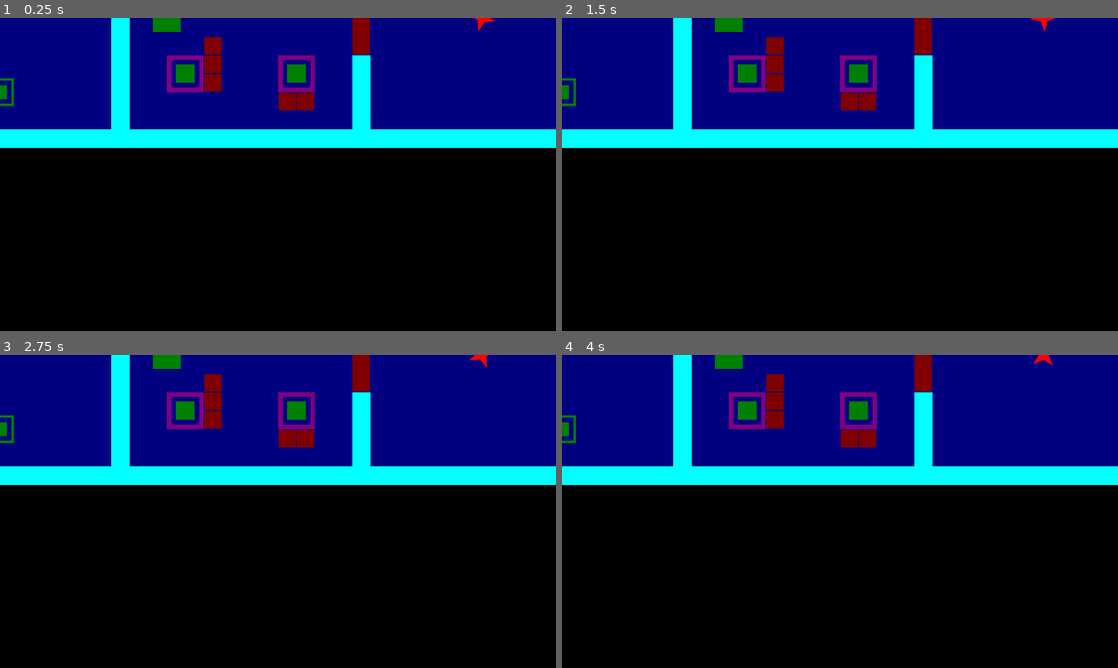
Above: before the commit, frames 1-4 (two rows, left to right).
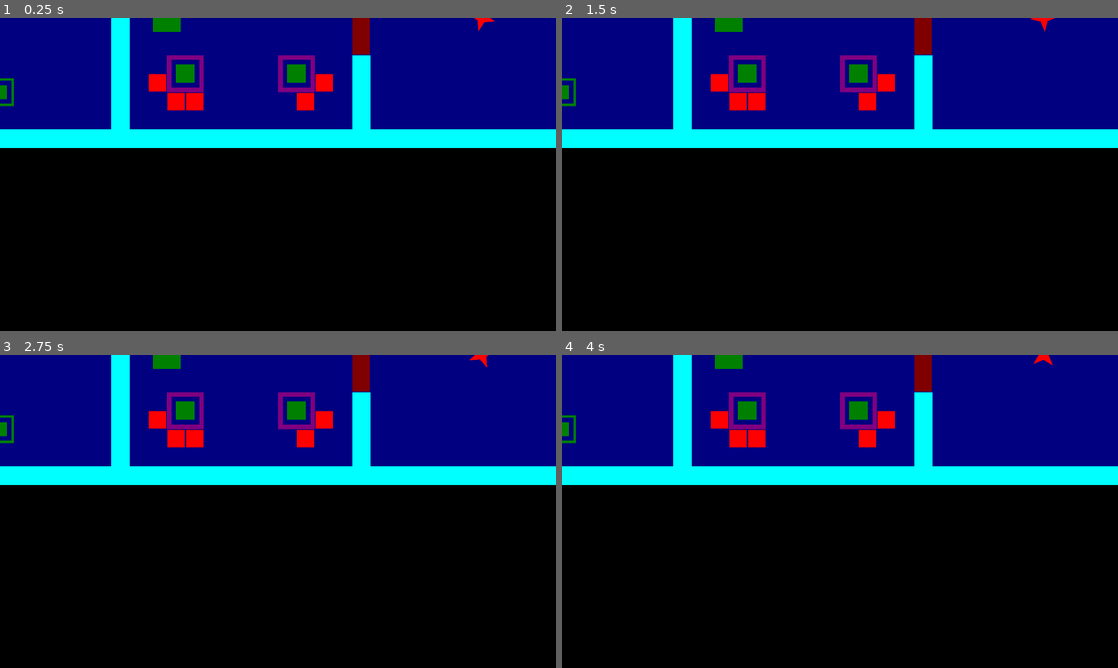
Above: after the commit, the same moments.

Repository: SnappyDragon64/INFILTR8R
Game: Godot game, scene res://level/game/011.tscn
Two runs of this game, one before a commit and one after it. Both use one fixed random seed, a clock stepped at 60 frames per second and the inputs below. This scene is started directly instead of the project's main scene.
Inputs (mouse positions are in pixels of both pictures, inside the frame that each line leads up to):
- Up to frame 1 (0.25 s): no input
- Up to frame 2 (1.5 s): tap Enter at 0.5 s; move the mouse to (962, 158) at 0.52 s; hold D (move_right) 0.53-1.28 s; tap Space (dash) at 0.6, 1.25 s; move the mouse to (728, 190) at 1.27 s; hold S (move_down) from 1.28 s (still down); right-click (728, 190) at 1.35 s
- Up to frame 3 (2.75 s): tap Enter at 2 s; move the mouse to (333, 442) at 2.02 s; release S (move_down) at 2.03 s; hold D (move_right) from 2.03 s (still down); hold E (interact) from 2.03 s (still down)
- Up to frame 4 (4 s): tap Space (dash) at 2.75 s; move the mouse to (812, 574) at 2.77 s; release D (move_right) at 2.78 s; release E (interact) at 2.78 s; hold W (move_up) 2.78-3.53 s; tap Ctrl (peek) at 2.85 s; tap Enter at 3.5 s; move the mouse to (1006, 558) at 3.52 s; hold A (move_left) from 3.53 s (still down); tap Alt (shift) at 3.6 s

The runs differ from the first frame. In frame 1, 1.6% of the frame differs, in the area x 26-60%, y 6-30%; in frame 2, 1.6%; in frame 3, 1.6%; in frame 4, 1.6%.

Commit message:
Updated map

Diff:
--- a/level/game/001.gd
+++ b/level/game/001.gd
@@ -5,7 +5,7 @@
 
 func _handle_event(id):
 	if id == 1:
-		Signals.change_level.emit(load('res://level/game/map.tscn'), 1)
+		Signals.change_level.emit(load('res://level/game/map.tscn'), 0)
 	elif id == 4:
 		SaveData.update(2, true)
-		Signals.change_level.emit(load('res://level/game/map.tscn'), 1)
+		Signals.change_level.emit(load('res://level/game/map.tscn'), 0)
--- a/level/game/001.tscn
+++ b/level/game/001.tscn
@@ -41,23 +41,15 @@
 
 [node name="tilemap" type="TileMap" parent="."]
 tile_set = ExtResource("2_5711d")
-cell_quadrant_size = 64
+rendering_quadrant_size = 64
 format = 2
 layer_0/name = "walls"
 layer_0/z_index = 100
 layer_0/tile_data = PackedInt32Array(-2359272, 0, 1, -2293736, 0, 1, -2228200, 0, 1, -2162664, 0, 1, -2097128, 0, 1, -1 …(13996 unchanged characters)…
 layer_1/name = "floor"
-layer_1/enabled = true
-layer_1/modulate = Color(1, 1, 1, 1)
-layer_1/y_sort_enabled = false
-layer_1/y_sort_origin = 0
 layer_1/z_index = -100
 layer_1/tile_data = PackedInt32Array(-589825, 0, 0, -524289, 0, 0, -458753, 0, 0, -655360, 0, 0, -589824, 0, 0, -524288 …(11632 unchanged characters)…
 layer_2/name = "illusion"
-layer_2/enabled = true
-layer_2/modulate = Color(1, 1, 1, 1)
-layer_2/y_sort_enabled = false
-layer_2/y_sort_origin = 0
 layer_2/z_index = 100
 layer_2/tile_data = PackedInt32Array(-2359266, 65536, 1, -2359265, 65536, 1)
 
@@ -548,12 +540,12 @@
 [node name="end" type="Marker2D" parent="camera_anchor9"]
 position = Vector2(2000, 2000)
 
-[connection signal="area_entered" from="camera_anchor" to="camera_anchor" method="_on_area_entered" flags=18]
-[connection signal="area_entered" from="camera_anchor2" to="camera_anchor2" method="_on_area_entered" flags=18]
-[connection signal="area_entered" from="camera_anchor3" to="camera_anchor3" method="_on_area_entered" flags=18]
-[connection signal="area_entered" from="camera_anchor4" to="camera_anchor4" method="_on_area_entered" flags=18]
-[connection signal="area_entered" from="camera_anchor5" to="camera_anchor5" method="_on_area_entered" flags=18]
-[connection signal="area_entered" from="camera_anchor6" to="camera_anchor6" method="_on_area_entered" flags=18]
-[connection signal="area_entered" from="camera_anchor7" to="camera_anchor7" method="_on_area_entered" flags=18]
-[connection signal="area_entered" from="camera_anchor8" to="camera_anchor8" method="_on_area_entered" flags=18]
-[connection signal="area_entered" from="camera_anchor9" to="camera_anchor9" method="_on_area_entered" flags=18]
+[connection signal="area_entered" from="camera_anchor" to="camera_anchor" method="_on_area_entered"]
+[connection signal="area_entered" from="camera_anchor2" to="camera_anchor2" method="_on_area_entered"]
+[connection signal="area_entered" from="camera_anchor3" to="camera_anchor3" method="_on_area_entered"]
+[connection signal="area_entered" from="camera_anchor4" to="camera_anchor4" method="_on_area_entered"]
+[connection signal="area_entered" from="camera_anchor5" to="camera_anchor5" method="_on_area_entered"]
+[connection signal="area_entered" from="camera_anchor6" to="camera_anchor6" method="_on_area_entered"]
+[connection signal="area_entered" from="camera_anchor7" to="camera_anchor7" method="_on_area_entered"]
+[connection signal="area_entered" from="camera_anchor8" to="camera_anchor8" method="_on_area_entered"]
+[connection signal="area_entered" from="camera_anchor9" to="camera_anchor9" method="_on_area_entered"]
--- a/level/game/010.gd
+++ b/level/game/010.gd
@@ -5,7 +5,7 @@
 
 func _handle_event(id):
 	if id == 1:
-		Signals.change_level.emit(load('res://level/game/map.tscn'), 0)
+		Signals.change_level.emit(load('res://level/game/map.tscn'), 1)
 	elif id == 2:
 		$switch2.set_disabled(true)
 	elif id == 3:
@@ -16,4 +16,4 @@
 		$switch4.set_disabled(true)
 	elif id == 6:
 		SaveData.update(3, true)
-		Signals.change_level.emit(load('res://level/game/map.tscn'), 0)
+		Signals.change_level.emit(load('res://level/game/map.tscn'), 1)
--- a/level/game/011.tscn
+++ b/level/game/011.tscn
@@ -348,36 +348,6 @@
 position = Vector2(1024, 192)
 event = 8
 
-[node name="brick" parent="." instance=ExtResource("16_qrw4d")]
-position = Vector2(736, -160)
-
-[node name="brick2" parent="." instance=ExtResource("16_qrw4d")]
-position = Vector2(992, 288)
-
-[node name="brick3" parent="." instance=ExtResource("16_qrw4d")]
-position = Vector2(1056, 288)
-
-[node name="brick4" parent="." instance=ExtResource("16_qrw4d")]
-position = Vector2(736, 224)
-
-[node name="brick5" parent="." instance=ExtResource("16_qrw4d")]
-position = Vector2(736, 96)
-
-[node name="brick6" parent="." instance=ExtResource("16_qrw4d")]
-position = Vector2(736, 160)
-
-[node name="brick7" parent="." instance=ExtResource("16_qrw4d")]
-position = Vector2(928, -160)
-
-[node name="brick8" parent="." instance=ExtResource("16_qrw4d")]
-position = Vector2(992, -96)
-
-[node name="brick9" parent="." instance=ExtResource("16_qrw4d")]
-position = Vector2(928, -96)
-
-[node name="brick10" parent="." instance=ExtResource("16_qrw4d")]
-position = Vector2(1056, -96)
-
 [node name="cactus" parent="." instance=ExtResource("17_edgun")]
 position = Vector2(-224, -3040)
 
@@ -1185,6 +1155,36 @@
 offset_right = -128.0
 offset_bottom = 904.0
 text = "72756265646f"
+
+[node name="cactus36" parent="." instance=ExtResource("17_edgun")]
+position = Vector2(1056, 288)
+
+[node name="cactus37" parent="." instance=ExtResource("17_edgun")]
+position = Vector2(1120, 224)
+
+[node name="cactus38" parent="." instance=ExtResource("17_edgun")]
+position = Vector2(544, 224)
+
+[node name="cactus39" parent="." instance=ExtResource("17_edgun")]
+position = Vector2(608, 288)
+
+[node name="cactus40" parent="." instance=ExtResource("17_edgun")]
+position = Vector2(672, 288)
+
+[node name="cactus41" parent="." instance=ExtResource("17_edgun")]
+position = Vector2(736, -224)
+
+[node name="cactus42" parent="." instance=ExtResource("17_edgun")]
+position = Vector2(928, -160)
+
+[node name="cactus43" parent="." instance=ExtResource("17_edgun")]
+position = Vector2(928, -96)
+
+[node name="cactus44" parent="." instance=ExtResource("17_edgun")]
+position = Vector2(992, -96)
+
+[node name="cactus45" parent="." instance=ExtResource("17_edgun")]
+position = Vector2(1088, -96)
 
 [connection signal="area_entered" from="camera_anchor" to="camera_anchor" method="_on_area_entered"]
 [connection signal="area_entered" from="camera_anchor2" to="camera_anchor2" method="_on_area_entered"]
--- a/level/game/map.tscn
+++ b/level/game/map.tscn
@@ -56,13 +56,13 @@
 event = 2
 
 [node name="switch3" parent="." instance=ExtResource("3_iuane")]
-position = Vector2(-512, -512)
+position = Vector2(512, 0)
 event = 3
 is_disabled = true
 unlock_event = 11
 
 [node name="switch6" parent="." instance=ExtResource("3_iuane")]
-position = Vector2(512, 0)
+position = Vector2(-512, -512)
 event = 4
 is_disabled = true
 unlock_event = 12
@@ -107,17 +107,17 @@
 text = "000"
 
 [node name="label3" parent="." instance=ExtResource("4_vv2a1")]
+offset_left = 384.0
+offset_top = 64.0
+offset_right = 640.0
+offset_bottom = 131.0
+text = "001"
+
+[node name="label6" parent="." instance=ExtResource("4_vv2a1")]
 offset_left = -640.0
 offset_top = -448.0
 offset_right = -384.0
 offset_bottom = -381.0
-text = "001"
-
-[node name="label6" parent="." instance=ExtResource("4_vv2a1")]
-offset_left = 384.0
-offset_top = 64.0
-offset_right = 640.0
-offset_bottom = 131.0
 text = "010"
 
 [node name="label7" parent="." instance=ExtResource("4_vv2a1")]
